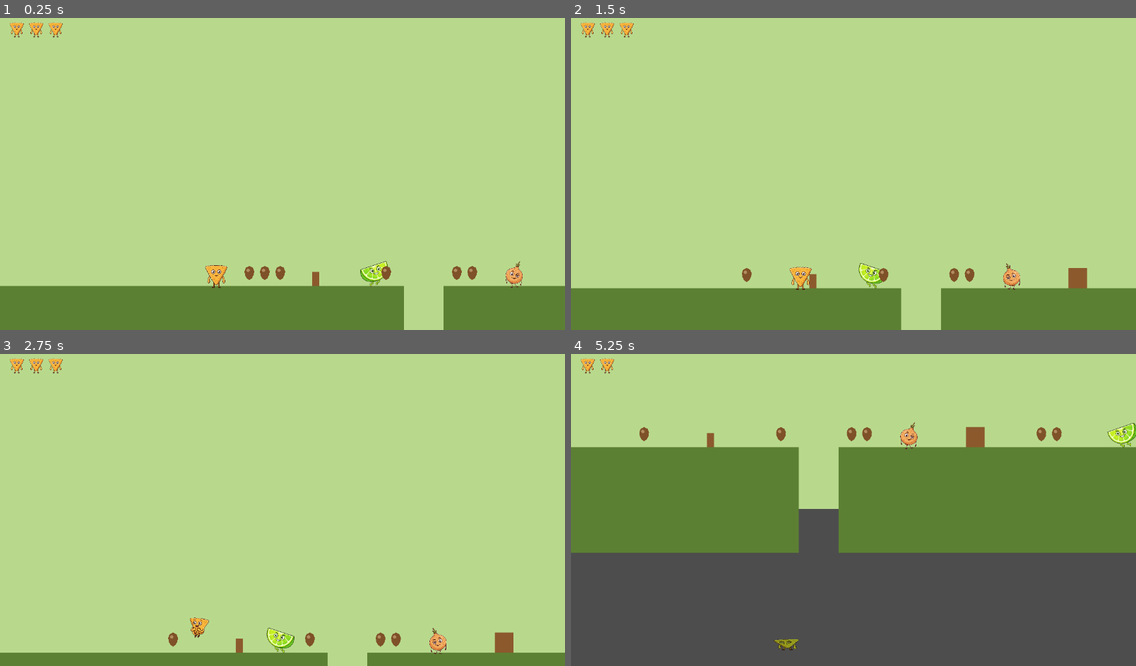
Above: before the commit, frames 1-4 (two rows, left to right).
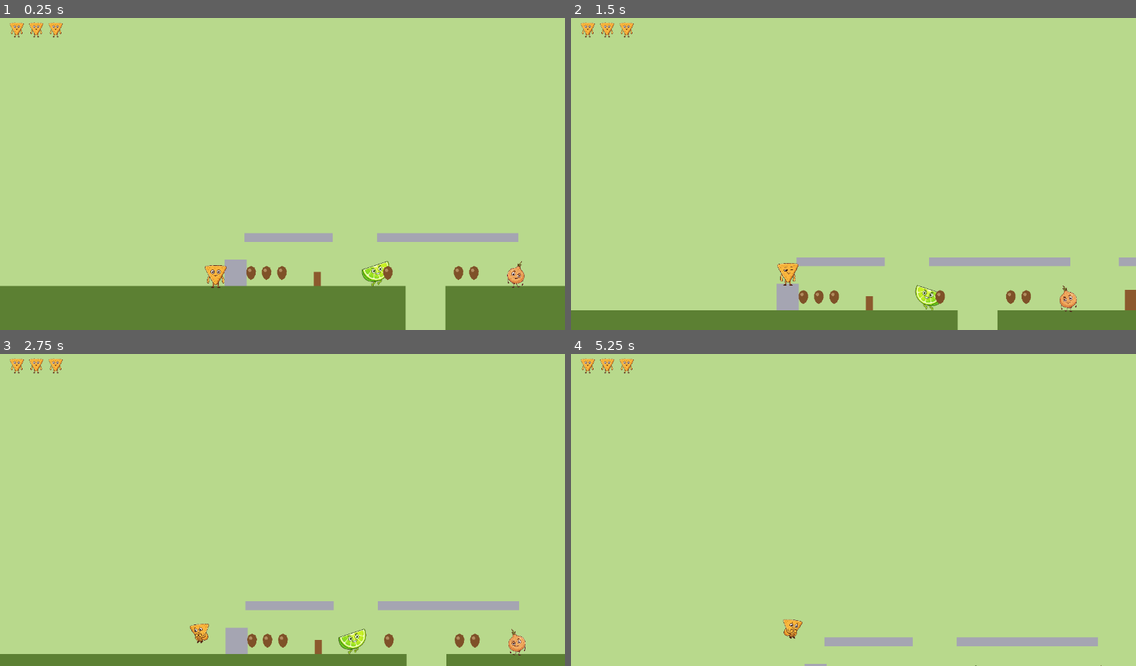
Above: after the commit, the same moments.

Repository: polkfarody/cornchipday
Game: Godot game, scene res://scenes/Level3.tscn
Two runs of this game, one before a commit and one after it. Both use one fixed random seed, a clock stepped at 60 frames per second and the inputs below. This scene is started directly instead of the project's main scene.
Inputs:
- Up to frame 1 (0.25 s): no input
- Up to frame 2 (1.5 s): tap Enter (ui_accept) at 0.5, 0.77 s; hold Right (ui_right) from 0.53 s (still down)
- Up to frame 3 (2.75 s): tap Enter (ui_accept) at 1.52 s; release Right (ui_right) at 2.03 s; hold Left (ui_left) from 2.03 s (still down)
- Up to frame 4 (5.25 s): release Left (ui_left) at 2.78 s; hold Right (ui_right) 2.78-4.28 s; tap Enter (ui_accept) at 3.02, 3.77, 4.52 s; hold Left (ui_left) 4.28-5.03 s; hold Right (ui_right) from 5.03 s (still down)

The runs differ from the first frame. In frame 1, 2.3% of the frame differs, in the area x 36-93%, y 68-100%; in frame 2, 10%; in frame 3, 4.2%; in frame 4, 70%, in the area x 0-100%, y 1-100%.

Commit message:
Add two-tier maze paths to Levels 3-6

Diff:
--- a/scenes/Level3.tscn
+++ b/scenes/Level3.tscn
@@ -33,6 +33,21 @@
 [sub_resource type="RectangleShape2D" id="RectangleShape2D_obstacle_large"]
 size = Vector2(22, 58)
 
+[sub_resource type="RectangleShape2D" id="RectangleShape2D_upper_access"]
+size = Vector2(50, 60)
+
+[sub_resource type="RectangleShape2D" id="RectangleShape2D_tier1"]
+size = Vector2(200, 20)
+
+[sub_resource type="RectangleShape2D" id="RectangleShape2D_tier2"]
+size = Vector2(320, 20)
+
+[sub_resource type="RectangleShape2D" id="RectangleShape2D_tier3"]
+size = Vector2(340, 20)
+
+[sub_resource type="RectangleShape2D" id="RectangleShape2D_tier4"]
+size = Vector2(290, 20)
+
 [node name="Level3" type="Node2D"]
 script = ExtResource("0_level_base")
 next_level_path = "res://scenes/Level4.tscn"
@@ -114,6 +129,56 @@
 [node name="Crate" type="Polygon2D" parent="JumpObstacleLarge1"]
 color = Color(0.55, 0.35, 0.18, 1)
 polygon = PackedVector2Array(-11, 29, 11, 29, 11, -29, -11, -29)
+
+[node name="UpperAccess1" type="StaticBody2D" parent="."]
+position = Vector2(115, 330)
+
+[node name="CollisionShape2D" type="CollisionShape2D" parent="UpperAccess1"]
+shape = SubResource("RectangleShape2D_upper_access")
+
+[node name="Step" type="Polygon2D" parent="UpperAccess1"]
+color = Color(0.65, 0.65, 0.7, 1)
+polygon = PackedVector2Array(-25, 30, 25, 30, 25, -30, -25, -30)
+
+[node name="UpperTier1" type="StaticBody2D" parent="."]
+position = Vector2(235, 250)
+
+[node name="CollisionShape2D" type="CollisionShape2D" parent="UpperTier1"]
+shape = SubResource("RectangleShape2D_tier1")
+
+[node name="Walkway" type="Polygon2D" parent="UpperTier1"]
+color = Color(0.65, 0.65, 0.7, 1)
+polygon = PackedVector2Array(-100, 10, 100, 10, 100, -10, -100, -10)
+
+[node name="UpperTier2" type="StaticBody2D" parent="."]
+position = Vector2(595, 250)
+
+[node name="CollisionShape2D" type="CollisionShape2D" parent="UpperTier2"]
+shape = SubResource("RectangleShape2D_tier2")
+
+[node name="Walkway" type="Polygon2D" parent="UpperTier2"]
+color = Color(0.65, 0.65, 0.7, 1)
+polygon = PackedVector2Array(-160, 10, 160, 10, 160, -10, -160, -10)
+
+[node name="UpperTier3" type="StaticBody2D" parent="."]
+position = Vector2(1035, 250)
+
+[node name="CollisionShape2D" type="CollisionShape2D" parent="UpperTier3"]
+shape = SubResource("RectangleShape2D_tier3")
+
+[node name="Walkway" type="Polygon2D" parent="UpperTier3"]
+color = Color(0.65, 0.65, 0.7, 1)
+polygon = PackedVector2Array(-170, 10, 170, 10, 170, -10, -170, -10)
+
+[node name="UpperTier4" type="StaticBody2D" parent="."]
+position = Vector2(1460, 250)
+
+[node name="CollisionShape2D" type="CollisionShape2D" parent="UpperTier4"]
+shape = SubResource("RectangleShape2D_tier4")
+
+[node name="Walkway" type="Polygon2D" parent="UpperTier4"]
+color = Color(0.65, 0.65, 0.7, 1)
+polygon = PackedVector2Array(-145, 10, 145, 10, 145, -10, -145, -10)
 
 [node name="Player" parent="." instance=ExtResource("1_player")]
 position = Vector2(75, 317)
--- a/scenes/Level4.tscn
+++ b/scenes/Level4.tscn
@@ -32,6 +32,21 @@
 [sub_resource type="RectangleShape2D" id="RectangleShape2D_obstacle_large"]
 size = Vector2(22, 58)
 
+[sub_resource type="RectangleShape2D" id="RectangleShape2D_upper_access"]
+size = Vector2(50, 60)
+
+[sub_resource type="RectangleShape2D" id="RectangleShape2D_tier1"]
+size = Vector2(200, 20)
+
+[sub_resource type="RectangleShape2D" id="RectangleShape2D_tier2"]
+size = Vector2(320, 20)
+
+[sub_resource type="RectangleShape2D" id="RectangleShape2D_tier3"]
+size = Vector2(340, 20)
+
+[sub_resource type="RectangleShape2D" id="RectangleShape2D_tier4"]
+size = Vector2(290, 20)
+
 [node name="Level4" type="Node2D"]
 script = ExtResource("0_level_base")
 next_level_path = "res://scenes/Level5.tscn"
@@ -113,6 +128,56 @@
 [node name="Crate" type="Polygon2D" parent="JumpObstacleLarge1"]
 color = Color(0.7, 0.45, 0.2, 1)
 polygon = PackedVector2Array(-11, 29, 11, 29, 11, -29, -11, -29)
+
+[node name="UpperAccess1" type="StaticBody2D" parent="."]
+position = Vector2(115, 330)
+
+[node name="CollisionShape2D" type="CollisionShape2D" parent="UpperAccess1"]
+shape = SubResource("RectangleShape2D_upper_access")
+
+[node name="Step" type="Polygon2D" parent="UpperAccess1"]
+color = Color(0.65, 0.65, 0.7, 1)
+polygon = PackedVector2Array(-25, 30, 25, 30, 25, -30, -25, -30)
+
+[node name="UpperTier1" type="StaticBody2D" parent="."]
+position = Vector2(235, 250)
+
+[node name="CollisionShape2D" type="CollisionShape2D" parent="UpperTier1"]
+shape = SubResource("RectangleShape2D_tier1")
+
+[node name="Walkway" type="Polygon2D" parent="UpperTier1"]
+color = Color(0.65, 0.65, 0.7, 1)
+polygon = PackedVector2Array(-100, 10, 100, 10, 100, -10, -100, -10)
+
+[node name="UpperTier2" type="StaticBody2D" parent="."]
+position = Vector2(595, 250)
+
+[node name="CollisionShape2D" type="CollisionShape2D" parent="UpperTier2"]
+shape = SubResource("RectangleShape2D_tier2")
+
+[node name="Walkway" type="Polygon2D" parent="UpperTier2"]
+color = Color(0.65, 0.65, 0.7, 1)
+polygon = PackedVector2Array(-160, 10, 160, 10, 160, -10, -160, -10)
+
+[node name="UpperTier3" type="StaticBody2D" parent="."]
+position = Vector2(1035, 250)
+
+[node name="CollisionShape2D" type="CollisionShape2D" parent="UpperTier3"]
+shape = SubResource("RectangleShape2D_tier3")
+
+[node name="Walkway" type="Polygon2D" parent="UpperTier3"]
+color = Color(0.65, 0.65, 0.7, 1)
+polygon = PackedVector2Array(-170, 10, 170, 10, 170, -10, -170, -10)
+
+[node name="UpperTier4" type="StaticBody2D" parent="."]
+position = Vector2(1460, 250)
+
+[node name="CollisionShape2D" type="CollisionShape2D" parent="UpperTier4"]
+shape = SubResource("RectangleShape2D_tier4")
+
+[node name="Walkway" type="Polygon2D" parent="UpperTier4"]
+color = Color(0.65, 0.65, 0.7, 1)
+polygon = PackedVector2Array(-145, 10, 145, 10, 145, -10, -145, -10)
 
 [node name="Player" parent="." instance=ExtResource("1_player")]
 position = Vector2(75, 317)
--- a/scenes/Level5.tscn
+++ b/scenes/Level5.tscn
@@ -32,6 +32,21 @@
 [sub_resource type="RectangleShape2D" id="RectangleShape2D_obstacle_large"]
 size = Vector2(22, 58)
 
+[sub_resource type="RectangleShape2D" id="RectangleShape2D_upper_access"]
+size = Vector2(50, 60)
+
+[sub_resource type="RectangleShape2D" id="RectangleShape2D_tier1"]
+size = Vector2(200, 20)
+
+[sub_resource type="RectangleShape2D" id="RectangleShape2D_tier2"]
+size = Vector2(320, 20)
+
+[sub_resource type="RectangleShape2D" id="RectangleShape2D_tier3"]
+size = Vector2(340, 20)
+
+[sub_resource type="RectangleShape2D" id="RectangleShape2D_tier4"]
+size = Vector2(290, 20)
+
 [node name="Level5" type="Node2D"]
 script = ExtResource("0_level_base")
 next_level_path = "res://scenes/Level6.tscn"
@@ -116,6 +131,56 @@
 [node name="Crate" type="Polygon2D" parent="JumpObstacleLarge1"]
 color = Color(0.6, 0.78, 0.85, 1)
 polygon = PackedVector2Array(-11, 29, 11, 29, 11, -29, -11, -29)
+
+[node name="UpperAccess1" type="StaticBody2D" parent="."]
+position = Vector2(115, 330)
+
+[node name="CollisionShape2D" type="CollisionShape2D" parent="UpperAccess1"]
+shape = SubResource("RectangleShape2D_upper_access")
+
+[node name="Step" type="Polygon2D" parent="UpperAccess1"]
+color = Color(0.65, 0.65, 0.7, 1)
+polygon = PackedVector2Array(-25, 30, 25, 30, 25, -30, -25, -30)
+
+[node name="UpperTier1" type="StaticBody2D" parent="."]
+position = Vector2(235, 250)
+
+[node name="CollisionShape2D" type="CollisionShape2D" parent="UpperTier1"]
+shape = SubResource("RectangleShape2D_tier1")
+
+[node name="Walkway" type="Polygon2D" parent="UpperTier1"]
+color = Color(0.65, 0.65, 0.7, 1)
+polygon = PackedVector2Array(-100, 10, 100, 10, 100, -10, -100, -10)
+
+[node name="UpperTier2" type="StaticBody2D" parent="."]
+position = Vector2(595, 250)
+
+[node name="CollisionShape2D" type="CollisionShape2D" parent="UpperTier2"]
+shape = SubResource("RectangleShape2D_tier2")
+
+[node name="Walkway" type="Polygon2D" parent="UpperTier2"]
+color = Color(0.65, 0.65, 0.7, 1)
+polygon = PackedVector2Array(-160, 10, 160, 10, 160, -10, -160, -10)
+
+[node name="UpperTier3" type="StaticBody2D" parent="."]
+position = Vector2(1035, 250)
+
+[node name="CollisionShape2D" type="CollisionShape2D" parent="UpperTier3"]
+shape = SubResource("RectangleShape2D_tier3")
+
+[node name="Walkway" type="Polygon2D" parent="UpperTier3"]
+color = Color(0.65, 0.65, 0.7, 1)
+polygon = PackedVector2Array(-170, 10, 170, 10, 170, -10, -170, -10)
+
+[node name="UpperTier4" type="StaticBody2D" parent="."]
+position = Vector2(1460, 250)
+
+[node name="CollisionShape2D" type="CollisionShape2D" parent="UpperTier4"]
+shape = SubResource("RectangleShape2D_tier4")
+
+[node name="Walkway" type="Polygon2D" parent="UpperTier4"]
+color = Color(0.65, 0.65, 0.7, 1)
+polygon = PackedVector2Array(-145, 10, 145, 10, 145, -10, -145, -10)
 
 [node name="Player" parent="." instance=ExtResource("1_player")]
 position = Vector2(75, 317)
--- a/scenes/Level6.tscn
+++ b/scenes/Level6.tscn
@@ -33,6 +33,21 @@
 [sub_resource type="RectangleShape2D" id="RectangleShape2D_obstacle_large"]
 size = Vector2(22, 58)
 
+[sub_resource type="RectangleShape2D" id="RectangleShape2D_upper_access"]
+size = Vector2(50, 60)
+
+[sub_resource type="RectangleShape2D" id="RectangleShape2D_tier1"]
+size = Vector2(200, 20)
+
+[sub_resource type="RectangleShape2D" id="RectangleShape2D_tier2"]
+size = Vector2(320, 20)
+
+[sub_resource type="RectangleShape2D" id="RectangleShape2D_tier3"]
+size = Vector2(340, 20)
+
+[sub_resource type="RectangleShape2D" id="RectangleShape2D_tier4"]
+size = Vector2(290, 20)
+
 [node name="Level6" type="Node2D"]
 script = ExtResource("0_level_base")
 next_level_path = "res://scenes/Level7.tscn"
@@ -118,6 +133,56 @@
 [node name="Crate" type="Polygon2D" parent="JumpObstacleLarge1"]
 color = Color(0.75, 0.4, 0.15, 1)
 polygon = PackedVector2Array(-11, 29, 11, 29, 11, -29, -11, -29)
+
+[node name="UpperAccess1" type="StaticBody2D" parent="."]
+position = Vector2(115, 330)
+
+[node name="CollisionShape2D" type="CollisionShape2D" parent="UpperAccess1"]
+shape = SubResource("RectangleShape2D_upper_access")
+
+[node name="Step" type="Polygon2D" parent="UpperAccess1"]
+color = Color(0.65, 0.65, 0.7, 1)
+polygon = PackedVector2Array(-25, 30, 25, 30, 25, -30, -25, -30)
+
+[node name="UpperTier1" type="StaticBody2D" parent="."]
+position = Vector2(235, 250)
+
+[node name="CollisionShape2D" type="CollisionShape2D" parent="UpperTier1"]
+shape = SubResource("RectangleShape2D_tier1")
+
+[node name="Walkway" type="Polygon2D" parent="UpperTier1"]
+color = Color(0.65, 0.65, 0.7, 1)
+polygon = PackedVector2Array(-100, 10, 100, 10, 100, -10, -100, -10)
+
+[node name="UpperTier2" type="StaticBody2D" parent="."]
+position = Vector2(595, 250)
+
+[node name="CollisionShape2D" type="CollisionShape2D" parent="UpperTier2"]
+shape = SubResource("RectangleShape2D_tier2")
+
+[node name="Walkway" type="Polygon2D" parent="UpperTier2"]
+color = Color(0.65, 0.65, 0.7, 1)
+polygon = PackedVector2Array(-160, 10, 160, 10, 160, -10, -160, -10)
+
+[node name="UpperTier3" type="StaticBody2D" parent="."]
+position = Vector2(1035, 250)
+
+[node name="CollisionShape2D" type="CollisionShape2D" parent="UpperTier3"]
+shape = SubResource("RectangleShape2D_tier3")
+
+[node name="Walkway" type="Polygon2D" parent="UpperTier3"]
+color = Color(0.65, 0.65, 0.7, 1)
+polygon = PackedVector2Array(-170, 10, 170, 10, 170, -10, -170, -10)
+
+[node name="UpperTier4" type="StaticBody2D" parent="."]
+position = Vector2(1460, 250)
+
+[node name="CollisionShape2D" type="CollisionShape2D" parent="UpperTier4"]
+shape = SubResource("RectangleShape2D_tier4")
+
+[node name="Walkway" type="Polygon2D" parent="UpperTier4"]
+color = Color(0.65, 0.65, 0.7, 1)
+polygon = PackedVector2Array(-145, 10, 145, 10, 145, -10, -145, -10)
 
 [node name="Player" parent="." instance=ExtResource("1_player")]
 position = Vector2(75, 317)
Not shown, changed: feature.md
Not shown, changed: plan.md
